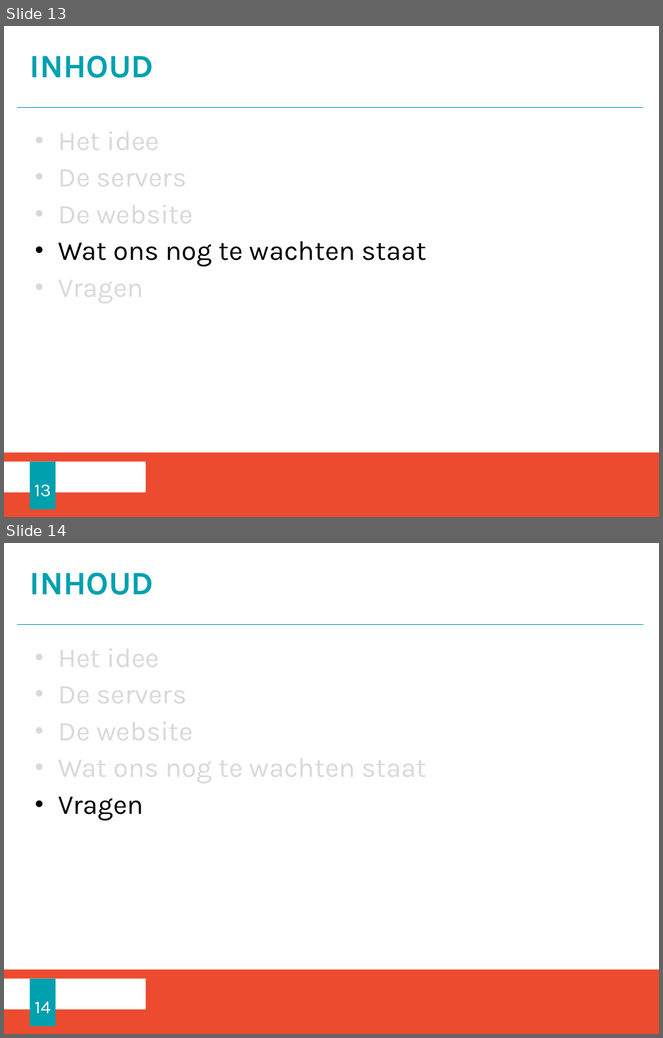
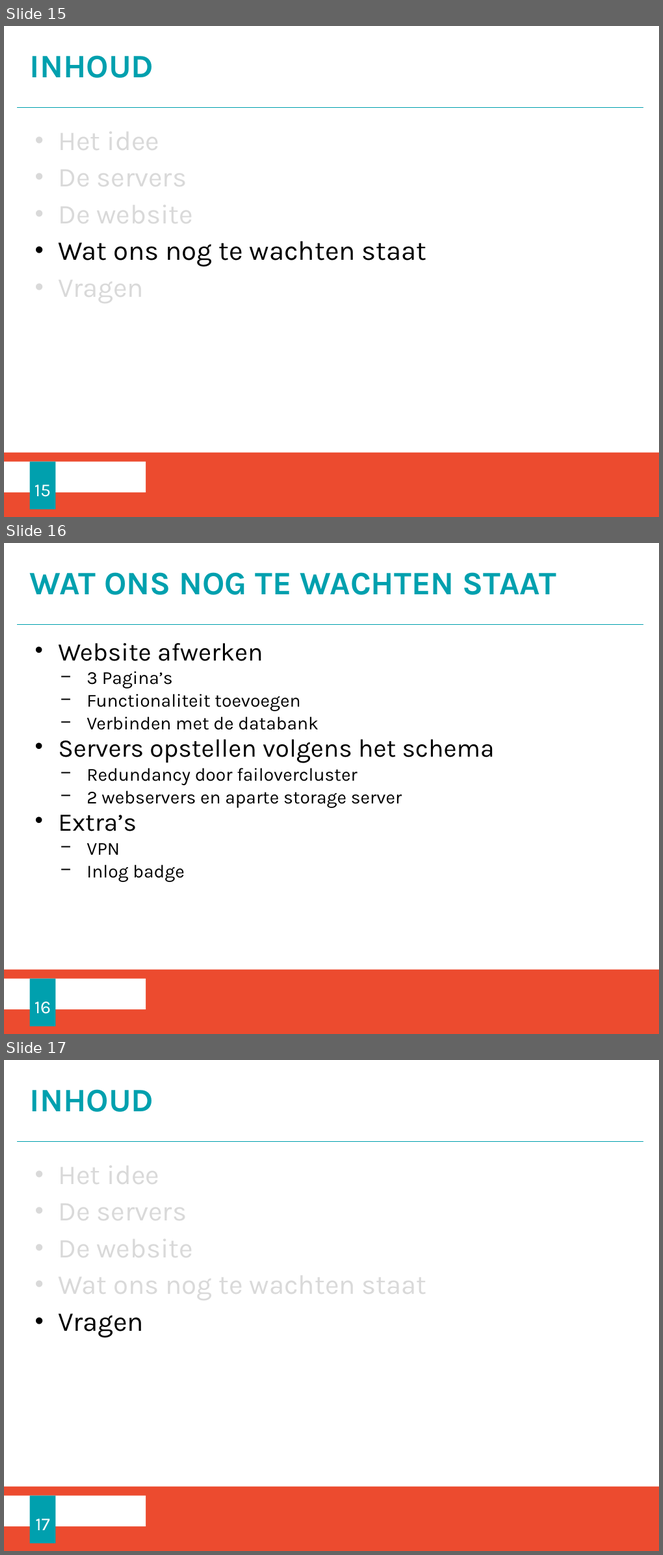
Before and after one commit to RBracke/SocialBusiness, a slide deck: Documenten/presentatie_mid.pptx. Shown one above the other, each under a label of ours: slides 13 and 14 before the commit, slides 15, 16 and 17 after it. The pictures are 663x1038 and 663x1555 pixels, drawn with LibreOffice and Linux fonts; fonts in the diff are those of the drawing; background and template pictures are left out. Boxes give left, top, right and bottom in pixels: in the first picture for what was removed or moved away, otherwise in the second. Text is boxed around its words. In the diff, an @@ line names an element or a change of style, - is before the commit and + after.

Commit message:
presentatie afgemaakt + profiel ico website gewijzigd

```diff
--- a/Documenten/presentatie_mid.pptx
+++ b/Documenten/presentatie_mid.pptx
@@ slide 16 added at (4, 543, 659, 1034), background #FFFFFF; not listed: 3 template elements that a slide beside it also shows @@
@@ title added at (30, 572, 556, 595), 36 pt, text #00A0AE, bold @@
+WAT ONS NOG TE WACHTEN STAAT
@@ text added at (58, 643, 495, 882), 20.1 pt, text #000000 @@
+• Website afwerken
+  − 3 Pagina’s
+  − Functionaliteit toevoegen
+  − Verbinden met de databank
+• Servers opstellen volgens het schema
+  − Redundancy door failovercluster
+  − 2 webservers en aparte storage server
+• Extra’s
+  − VPN
+  − Inlog badge
@@ page number added at (29, 979, 55, 1027), fill #00A0AE, 20 pt, text #FFFFFF @@
+16
@@ what was slide 13 is now slide 15 @@
@@ page number at (35, 485, 51, 497): text changed @@
-13
+15
@@ what was slide 14 is now slide 17 @@
@@ page number at (35, 1519, 50, 1531): text changed @@
-14
+17
```
Also in this commit, not shown: 5 other slides added, 3 slides removed, 2 other files.
